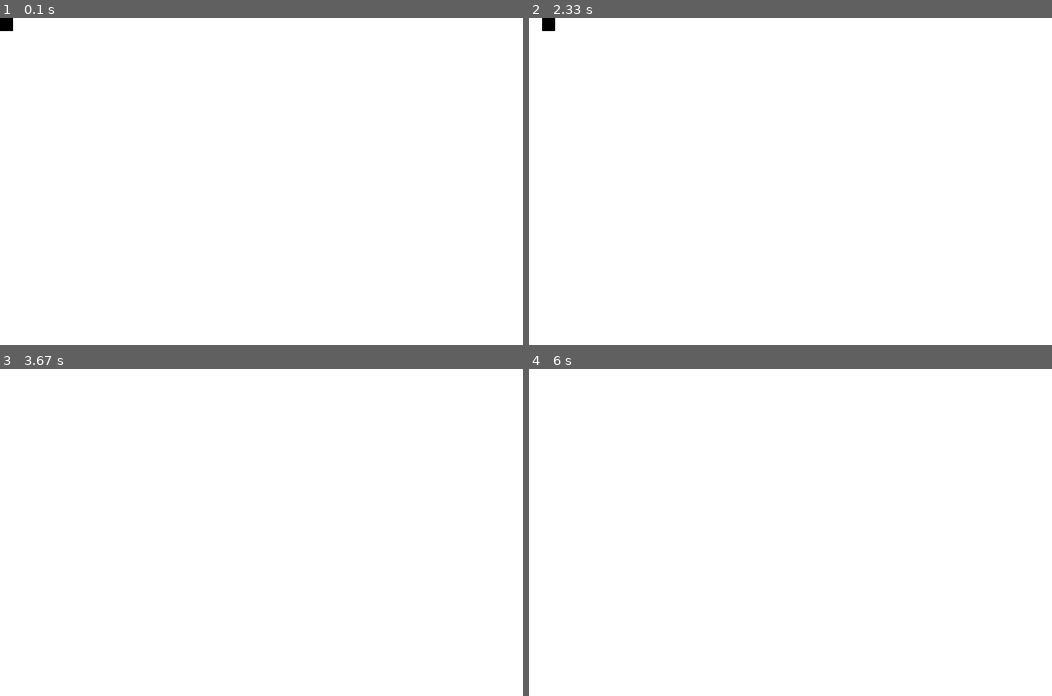
Above: before the commit, frames 1-4 (two rows, left to right).
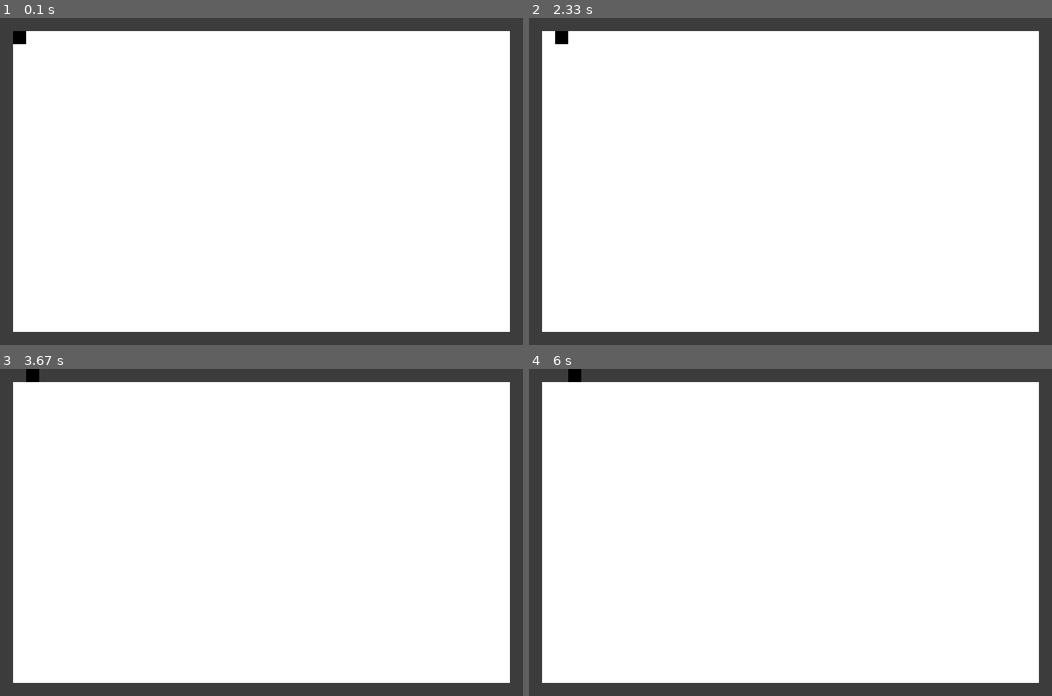
Above: after the commit, the same moments.

Repository: PygameProjects/OpenSource_rpg
Game: pygame game, started from PyGame/main.py
Same seed, same stepped clock (60 frames per second), same inputs: the game is played once before the commit and once after it.
Inputs:
- Up to frame 1 (0.1 s): no input
- Up to frame 2 (2.33 s): hold Right 0.33-0.8 s; hold Up 0.83-1.13 s; hold Right 1.17-1.63 s; hold Left 1.67-2.2 s; hold Down from 2.23 s (still down)
- Up to frame 3 (3.67 s): release Down at 2.53 s; hold Left 2.57-2.97 s; hold Up 3-3.37 s; hold Right from 3.4 s (still down)
- Up to frame 4 (6 s): release Right at 4.03 s; hold Down 4.07-4.43 s; hold Left 4.47-4.93 s; hold Right 4.97-5.43 s; hold Up 5.47-5.77 s; hold Right from 5.8 s (still down)

The runs differ from the first frame. In frame 1, 13% of the frame differs, in the area x 0-100%, y 0-100%; in frame 2, 13%; in frame 3, 13%; in frame 4, 13%.

Commit message:
Added border for starting room

Diff:
--- a/PyGame/game.py
+++ b/PyGame/game.py
@@ -3,9 +3,9 @@
 This class will be responsible for every action that our
 main function was responsible for thus far.
 """
-
 # Import the Player class from our player.py module
 from player import *
+from main import *
 
 
 class Game():
@@ -21,12 +21,14 @@
         self.clock = pygame.time.Clock()
 
         # Create a player object
-        player_x, player_y = 0, 0
+        player_x, player_y = 1, 1
         self.player = Player(player_x, player_y, player_width, player_height, tile_size)
 
         self.background = background
 
         self.screen_width, self.screen_height = screen_width, screen_height
+
+        self.tile_size = tile_size
 
     """
     Key down and key up handlers. Note:
@@ -39,6 +41,14 @@
 
     def keyup(self, key):
         self.player.keyup(key)
+
+    def draw_room(self, screen):
+        for x in range(int(self.screen_width / self.tile_size)):
+            pygame.draw.rect(screen, GRAY, [x * self.tile_size, 0, self.tile_size, self.tile_size], 0);
+            pygame.draw.rect(screen, GRAY, [x * self.tile_size, self.screen_height - self.tile_size, self.tile_size, self.tile_size], 0);
+        for y in range(int(self.screen_height / self.tile_size)):
+            pygame.draw.rect(screen, GRAY, [0, y * self.tile_size, self.tile_size, self.tile_size], 0);
+            pygame.draw.rect(screen, GRAY, [self.screen_width - self.tile_size, y * self.tile_size, self.tile_size, self.tile_size], 0);
 
     def run(self):
         """
@@ -58,6 +68,7 @@
 
             # Drawing
             self.screen.fill(self.background)
+            self.draw_room(self.screen)
 
             # Update and draw player
             self.player.draw(self.screen)
--- a/PyGame/main.py
+++ b/PyGame/main.py
@@ -13,7 +13,11 @@
 
 TILESIZE = 20
 
-WHITE = (255, 255, 255)
+WHITE   = (255, 255, 255)
+BLACK   = (  0,   0,   0)
+GREEN   = (  0, 204,   0)
+GRAY    = ( 60,  60,  60)
+BLUE    = (  0,  50, 255)
 
 def main():
     # Initialize game object
--- a/PyGame/player.py
+++ b/PyGame/player.py
@@ -2,16 +2,15 @@
 This file contains the Player class with any necessary methods
 to control the player which is by the way a sprite object.
 """
-
-
 import pygame
+from main import *
 
 
 class Player(pygame.sprite.Sprite):
 
     # Think of this as the velocity of the player
-    change_x = 0
-    change_y = 0
+    change_x = 1
+    change_y = 1
 
     def __init__(self, x, y, width, height, tile_size):
         pygame.sprite.Sprite.__init__(self)
@@ -39,7 +38,7 @@
         """
         Draws the player on the screen and updates
         """
-        pygame.draw.rect(screen, (0, 0, 0), [self.x * self.tile_size, self.y * self.tile_size, self.tile_size, self.tile_size], 0);
+        pygame.draw.rect(screen, BLACK, [self.x * self.tile_size, self.y * self.tile_size, self.tile_size, self.tile_size], 0);
 
     # Key down handler
     def keydown(self, key):
